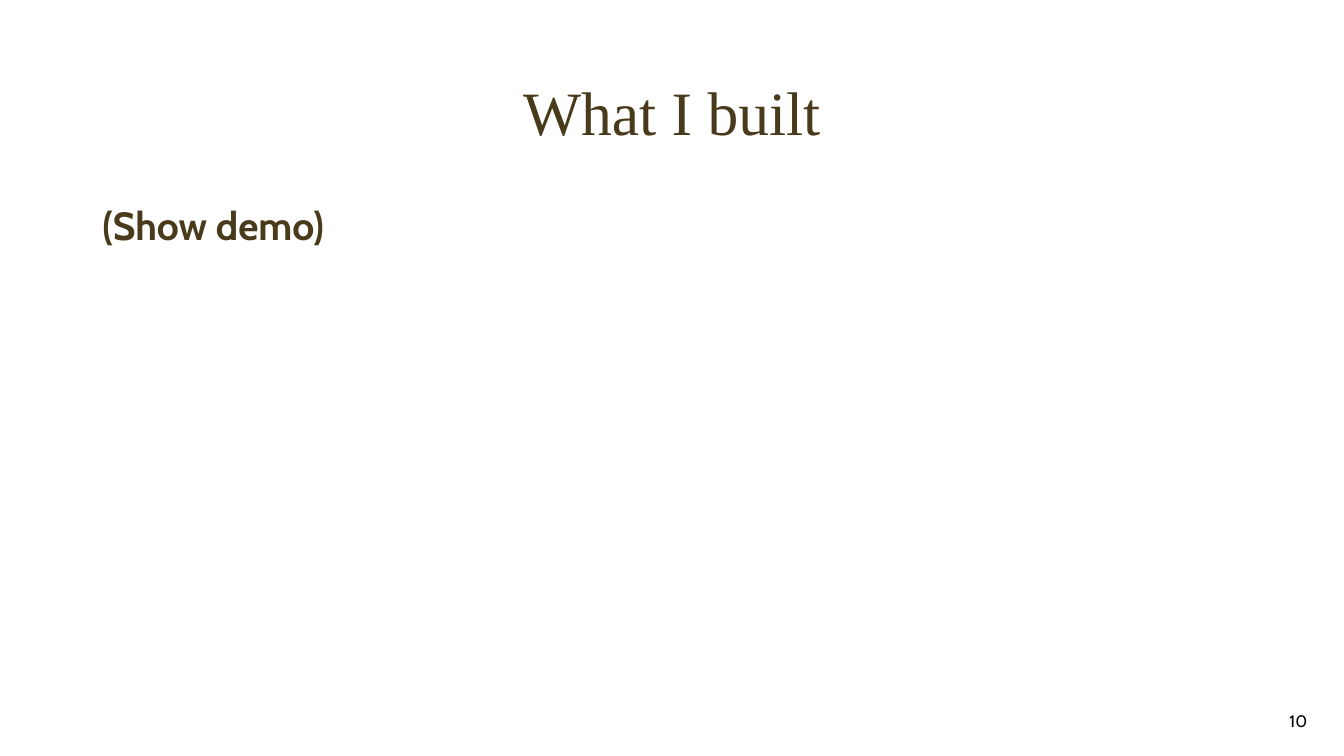
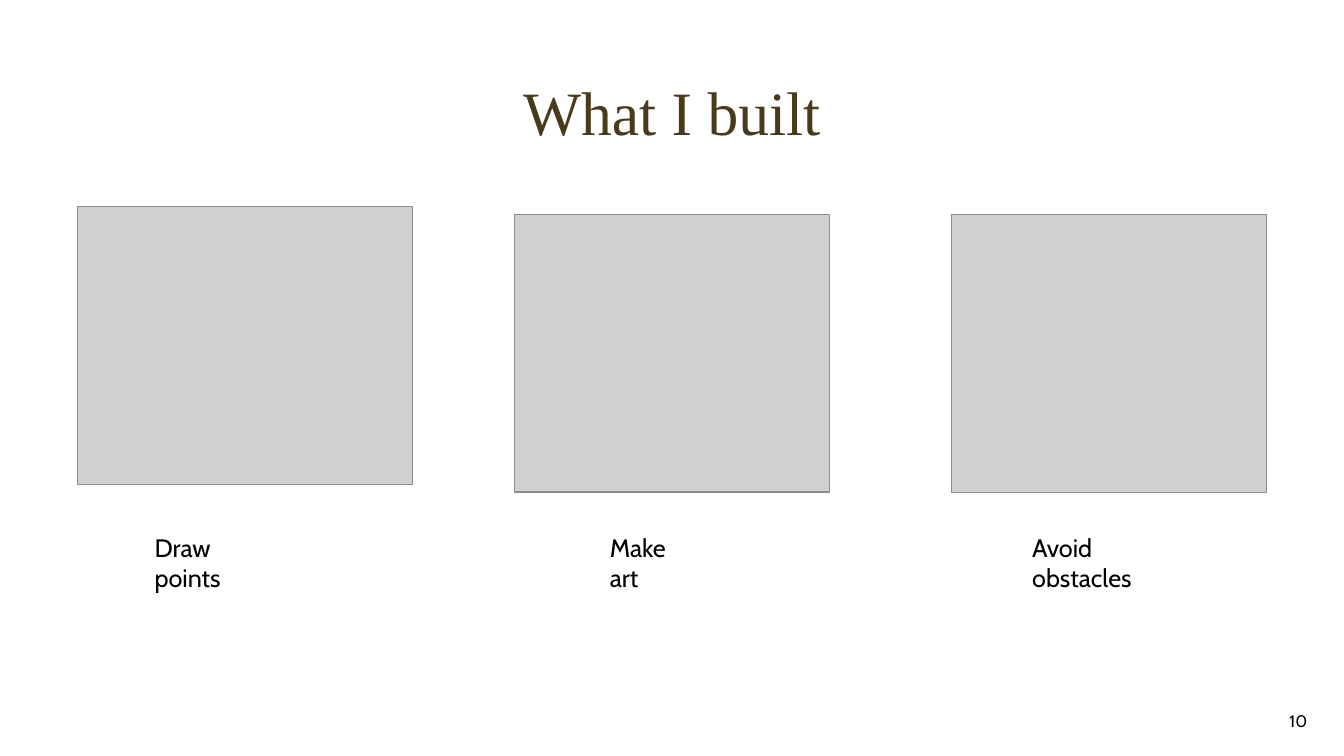
Before and after one commit to WrenMcQueary/cs_685_final_project, a slide deck: slide 10 of PRESENTATION_Wren_McQueary_Final_Project_CS_685.pptx. Drawn at 1344x756 pixels with LibreOffice and Linux fonts; fonts in the diff are those of the drawing; grey boxes stand for pictures. Boxes give left, top, right and bottom in pixels: in the first picture for what was removed or moved away, otherwise in the second. Text is boxed around its words. In the diff, an @@ line names an element or a change of style, - is before the commit and + after.

Commit message:
Added to slides since there's no longer a live demo

```diff
--- a/PRESENTATION_Wren_McQueary_Final_Project_CS_685.pptx
+++ b/PRESENTATION_Wren_McQueary_Final_Project_CS_685.pptx
@@ picture added at bbox=[78, 207, 413, 485] @@
@@ text removed at bbox=[102, 210, 324, 246] @@
-(Show demo)
@@ picture added at bbox=[514, 214, 830, 492] @@
@@ picture added at bbox=[952, 214, 1267, 492] @@
@@ text added at bbox=[155, 539, 221, 593], 18 pt, text #000000 @@
+Draw points
@@ text added at bbox=[610, 538, 666, 588], 18 pt, text #000000 @@
+Make art
@@ text added at bbox=[1032, 538, 1131, 588], 18 pt, text #000000 @@
+Avoid obstacles
```
Also in this commit, not shown: 2 other slides changed.
